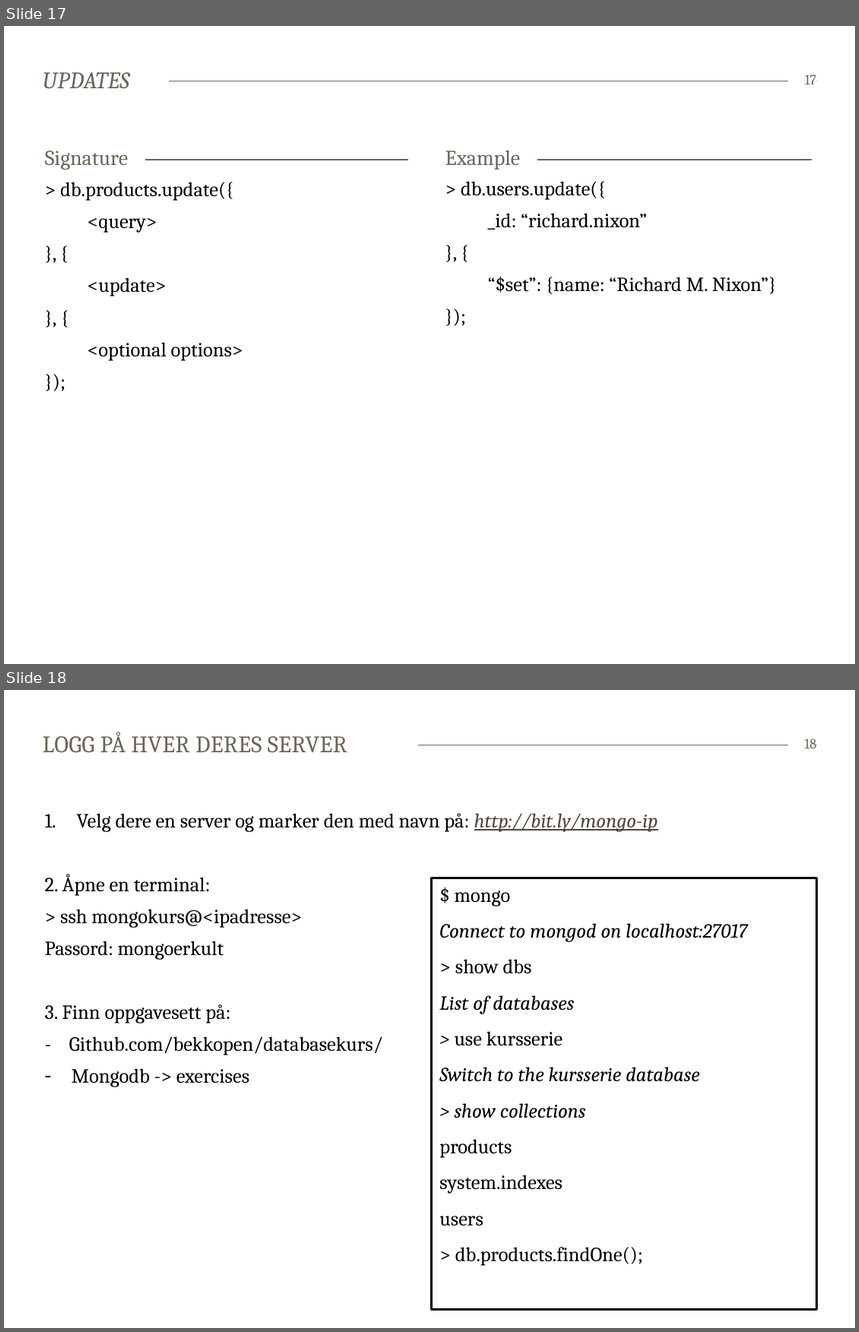
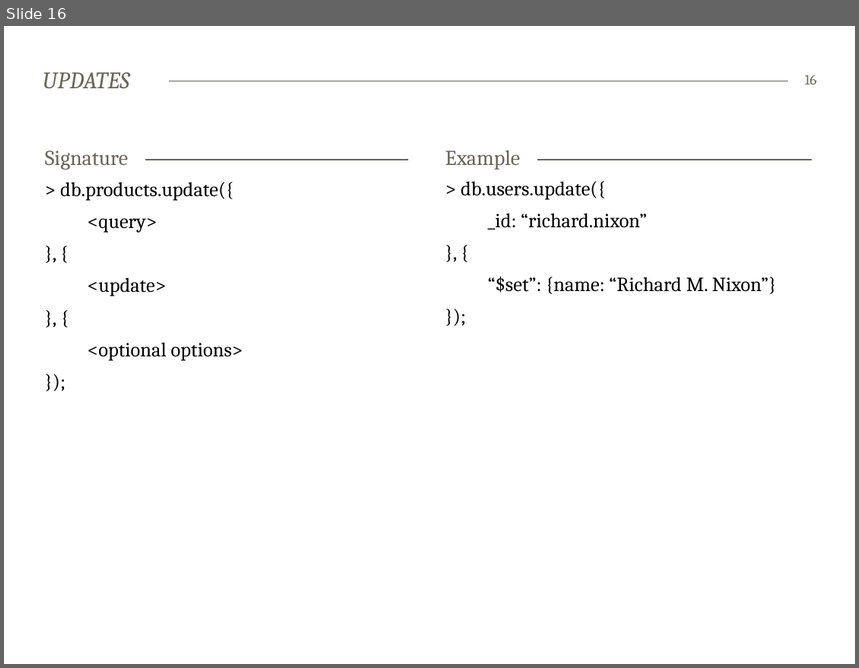
Before and after one commit to bekkopen/databasekurs, a slide deck: mongodb/mongodb-slides.pptx. Shown one above the other, each under a label of ours: slides 17 and 18 before the commit, slide 16 after it. The pictures are 859x1332 and 859x668 pixels, drawn with LibreOffice and Linux fonts; fonts in the diff are those of the drawing. Boxes give left, top, right and bottom in pixels: in the first picture for what was removed or moved away, otherwise in the second. Text is boxed around its words. In the diff, an @@ line names an element or a change of style, - is before the commit and + after.

```diff
--- a/mongodb/mongodb-slides.pptx
+++ b/mongodb/mongodb-slides.pptx
@@ slide 18 removed at box(4, 690, 855, 1328), background #FFFFFF; not listed: 1 template element that a slide beside it also shows @@
@@ title removed at box(43, 732, 348, 752) @@
-LOGG PÅ HVER DERES SERVER
@@ page number removed at box(805, 739, 817, 749) @@
-18
@@ text removed at box(45, 813, 658, 1087) @@
-1. Velg dere en server og marker den med navn på: http://bit.ly/mongo-ip
-2. Åpne en terminal:
-> ssh mongokurs@<ipadresse>
-Passord: mongoerkult
-3. Finn oppgavesett på:
-- Github.com/bekkopen/databasekurs/
-– Mongodb -> exercises
@@ rectangle removed at box(431, 878, 817, 1310) @@
-$ mongo
-Connect to mongod on localhost:27017
-> show dbs
-List of databases
-> use kursserie
-Switch to the kursserie database
-> show collections
-products
-system.indexes
-users
-> db.products.findOne();
@@ what was slide 17 is now slide 16 @@
@@ page number at box(805, 75, 817, 85): text changed @@
-17
+16
```
Also in this commit, not shown: 2 slides changed, 1 other slide removed.
